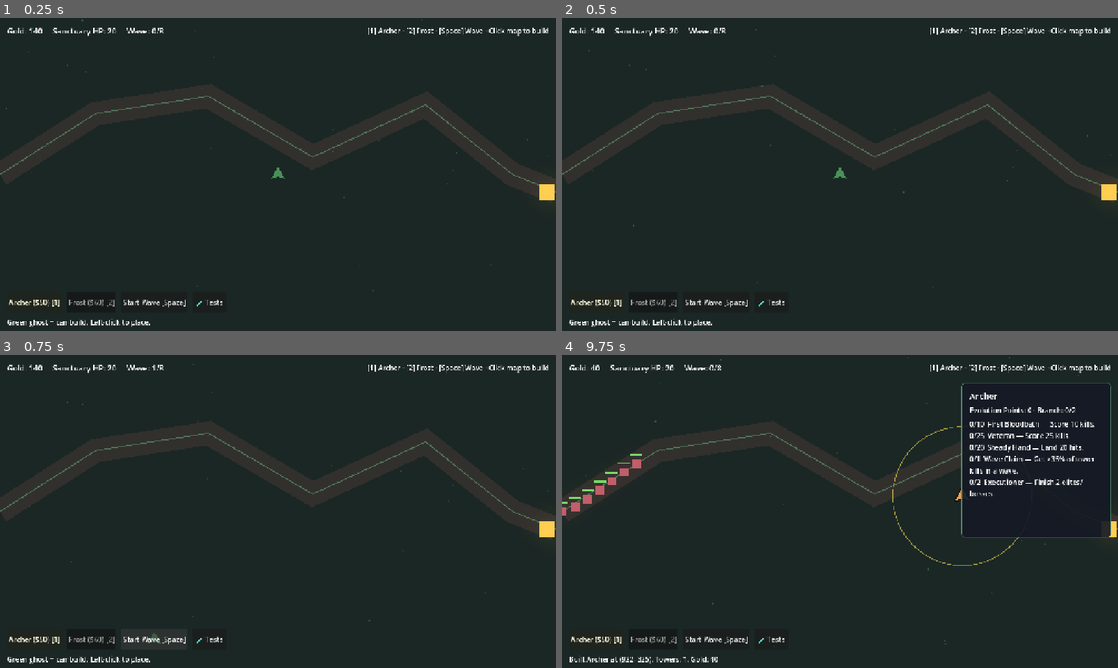
Above: before the commit, frames 1-4 (two rows, left to right).
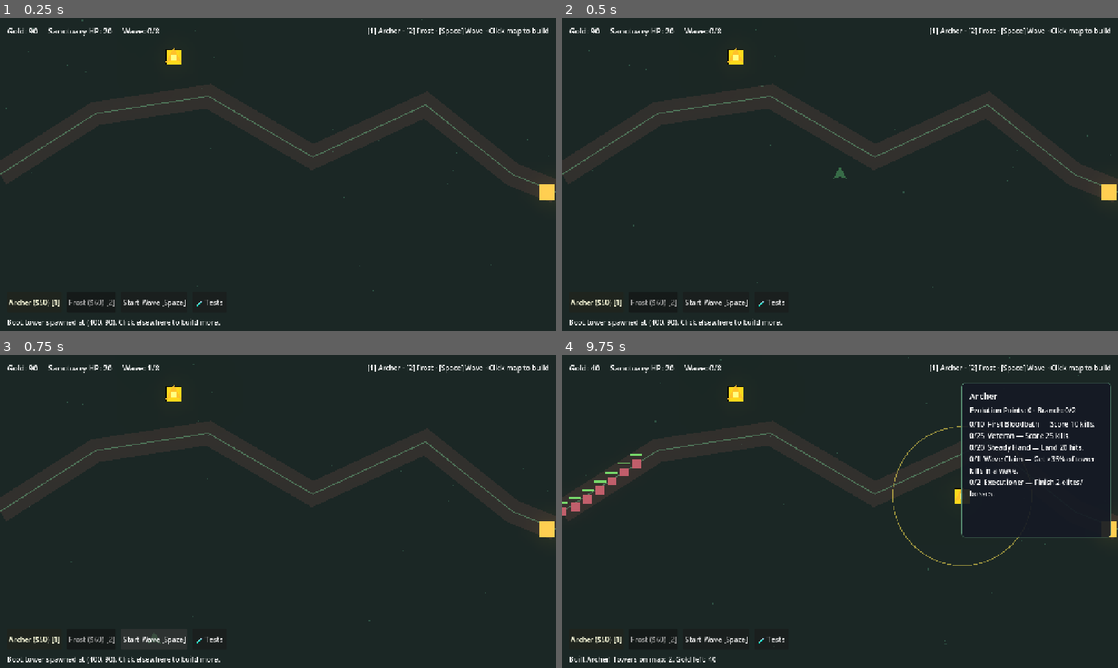
Above: after the commit, the same moments.

Repository: bkorel/just_another_td
Game: Godot game, scene res://scenes/main.tscn
The game is run twice, just before and just after one commit, with the same random seed, the same clock (stepped at 60 frames per second) and the same inputs.
Inputs (mouse positions are in pixels of both pictures, inside the frame that each line leads up to):
- Up to frame 1 (0.25 s): no input
- Up to frame 2 (0.5 s): no input
- Up to frame 3 (0.75 s): click "Start Wave [Space]" at 0.5 s
- Up to frame 4 (9.75 s): click "Start Wave [Space]" at 1.25 s; click "Archer ($50) [1]" at 2 s; click "Frost ($60) [2]" at 2.75 s; click "🧪 Tests" at 3.5 s; click "Archer ($50) [1]" at 4.25 s; click "Frost ($60) [2]" at 5 s; click "🧪 Tests" at 5.75 s; click "Archer ($50) [1]" at 6.5 s; click "Frost ($60) [2]" at 7.25 s; click "Start Wave [Space]" at 8 s; click "🧪 Tests" at 8.75 s; tap Enter at 9.5 s; move the mouse to (962, 495) at 9.52 s; tap B at 9.6 s; click (962, 495) at 9.67 s

The runs differ from the first frame. In frame 1, 0.8% of the frame differs, in the area x 1-52%, y 3-99%; in frame 2, 0.8%; in frame 3, 0.8%; in frame 4, 0.4%.
Error in both runs: Out of bounds get index '0' (on base: 'Array[EvolutionDef]') (res://tests/test_tower_evolution.gd:25)

Commit message:
Fix towers hidden under placement ghost z_index; add boot tower and bright sprites.

Diff:
--- a/scenes/levels/level_01.tscn
+++ b/scenes/levels/level_01.tscn
@@ -58,7 +58,7 @@
 
 [node name="PlacementGhost" type="Polygon2D" parent="."]
 visible = false
-z_index = 20
+z_index = 1
 color = Color(0.4, 0.8, 0.5, 0.35)
 
 [node name="WaveManager" type="Node" parent="."]
--- a/scripts/levels/level.gd
+++ b/scripts/levels/level.gd
@@ -16,12 +16,14 @@
 
 var _placing: bool = true
 var _mouse_was_down: bool = false
-var _ignore_click_until_ms: int = 0
+var _hide_ghost_until_ms: int = 0
 
 
 func _ready() -> void:
 	if camera:
 		camera.make_current()
+	# Ghost must NEVER draw above towers — that was hiding placed towers.
+	placement_ghost.z_index = 1
 	wave_manager.enemy_path = path
 	hud.bind_level(self)
 	GameState.reset_run()
@@ -29,23 +31,36 @@
 	GameState.placement_type_changed.connect(_on_placement_type_changed)
 	_update_ghost()
 	_spawn_ambient_particles()
-	hud.show_status("Green ghost = can build. Left-click to place.")
+	# Place one demo tower immediately so it's obvious the scene works.
+	call_deferred("_spawn_boot_tower")
+	hud.show_status("Click green spots to build. Boot tower should already be visible.")
+
+
+func _spawn_boot_tower() -> void:
+	# Hardcoded safe spot above the road — proves towers render.
+	var boot_pos := Vector2(400, 90)
+	if can_place_at(boot_pos) and GameState.gold >= GameState.ARCHER_COST:
+		GameState.set_placement_type(&"archer")
+		try_place_tower(boot_pos)
+		_deselect()
+		hud.show_status("Boot tower spawned at (400, 90). Click elsewhere to build more.")
 
 
 func _process(_delta: float) -> void:
 	var can_build := _can_build_now()
-	if _placing and can_build:
+	var now_ms := Time.get_ticks_msec()
+	var show_ghost := _placing and can_build and now_ms >= _hide_ghost_until_ms
+	if show_ghost:
 		placement_ghost.visible = true
 		placement_ghost.global_position = get_global_mouse_position()
 		var valid := can_place_at(placement_ghost.global_position)
 		if GameState.selected_placement_type == &"frost":
-			placement_ghost.color = Color(0.3, 0.8, 1.2, 0.55) if valid else Color(0.9, 0.3, 0.3, 0.45)
+			placement_ghost.color = Color(0.3, 0.8, 1.2, 0.35) if valid else Color(0.9, 0.3, 0.3, 0.35)
 		else:
-			placement_ghost.color = Color(0.4, 0.9, 0.5, 0.55) if valid else Color(0.9, 0.3, 0.3, 0.45)
+			placement_ghost.color = Color(0.4, 0.9, 0.5, 0.35) if valid else Color(0.9, 0.3, 0.3, 0.35)
 	else:
 		placement_ghost.visible = false
 
-	# Single reliable click path: poll mouse button edge.
 	var mouse_down := Input.is_mouse_button_pressed(MOUSE_BUTTON_LEFT)
 	if mouse_down and not _mouse_was_down:
 		_on_primary_click()
@@ -70,39 +85,30 @@
 			KEY_2:
 				GameState.set_placement_type(&"frost")
 				get_viewport().set_input_as_handled()
+			KEY_B:
+				# Emergency build at mouse — always attempts place.
+				try_place_tower(get_global_mouse_position())
+				get_viewport().set_input_as_handled()
 
 
 func _on_primary_click() -> void:
-	var now_ms := Time.get_ticks_msec()
-	if now_ms < _ignore_click_until_ms:
-		return
-
 	var screen_pos := get_viewport().get_mouse_position()
 	if _is_over_interactive_ui(screen_pos):
 		return
-
-	# CRITICAL: use the exact same world position as the green ghost.
-	var world_pos := get_global_mouse_position()
-	handle_map_click(world_pos)
+	handle_map_click(get_global_mouse_position())
 
 
 func _is_over_interactive_ui(screen_pos: Vector2) -> bool:
-	var build_palette := hud.get_node_or_null("Root/BuildPalette") as Control
-	if build_palette != null and build_palette.get_global_rect().has_point(screen_pos):
-		return true
-
-	var tower_panel := hud.get_node_or_null("Root/TowerPanel") as Control
-	if tower_panel != null and tower_panel.visible and tower_panel.get_global_rect().has_point(screen_pos):
-		return true
-
-	var evolution_modal := hud.get_node_or_null("Root/EvolutionModal") as Control
-	if evolution_modal != null and evolution_modal.visible and evolution_modal.get_global_rect().has_point(screen_pos):
-		return true
-
-	var test_ui := hud.get_node_or_null("Root/TestRunnerUI") as Control
-	if test_ui != null and test_ui.visible and test_ui.get_global_rect().has_point(screen_pos):
-		return true
-
+	for path_str in ["Root/BuildPalette", "Root/TowerPanel", "Root/EvolutionModal", "Root/TestRunnerUI"]:
+		var ctrl := hud.get_node_or_null(path_str) as Control
+		if ctrl != null and ctrl.visible and ctrl.get_global_rect().has_point(screen_pos):
+			# BuildPalette is always visible; only treat as UI if over an actual button.
+			if path_str == "Root/BuildPalette":
+				for child in ctrl.get_children():
+					if child is Control and (child as Control).get_global_rect().has_point(screen_pos):
+						return true
+				return false
+			return true
 	return false
 
 
@@ -111,7 +117,6 @@
 		hud.show_status("Cannot build: game is not active.")
 		return
 
-	# Prefer selecting an existing tower only if the click is really on it.
 	if _try_select_tower(world_pos):
 		return
 
@@ -140,29 +145,28 @@
 
 	if not GameState.try_spend_gold(cost):
 		tower.free()
-		hud.show_status("Need $%d (have $%d)." % [cost, GameState.gold])
-		return false
-
-	# Add first, then set transform in parent space.
+		return false
+
 	towers_root.add_child(tower)
+	tower.z_index = 50
 	tower.global_position = pos
 	if tower.has_signal("clicked"):
 		tower.clicked.connect(_select_tower)
 
+	# Hide ghost briefly so it can't cover the new tower.
+	placement_ghost.visible = false
+	_hide_ghost_until_ms = Time.get_ticks_msec() + 400
+
 	var tower_name: String = str(tower.get("display_name")) if "display_name" in tower else "Tower"
 	var count := get_tree().get_nodes_in_group("towers").size()
-	hud.show_status("Built %s at (%.0f, %.0f). Towers: %d. Gold: %d" % [tower_name, pos.x, pos.y, count, GameState.gold])
-
-	# Select so range ring + side panel confirm the tower exists.
+	hud.show_status("Built %s! Towers on map: %d. Gold left: %d" % [tower_name, count, GameState.gold])
 	_select_tower(tower)
-	_ignore_click_until_ms = Time.get_ticks_msec() + 180
 	return true
 
 
 func can_place_at(pos: Vector2) -> bool:
 	if pos.x < 24.0 or pos.x > 1256.0 or pos.y < 24.0 or pos.y > 696.0:
 		return false
-
 	if path == null or path.curve == null:
 		return false
 
@@ -176,7 +180,6 @@
 			continue
 		if pos.distance_to((tower as Node2D).global_position) < TOWER_SPACING:
 			return false
-
 	return true
 
 
@@ -244,4 +247,5 @@
 	particles.scale_amount_min = 1.5
 	particles.scale_amount_max = 3.5
 	particles.color = Color(0.4, 0.8, 0.6, 0.25)
+	particles.z_index = -1
 	add_child(particles)
--- a/scripts/towers/frost_tower.gd
+++ b/scripts/towers/frost_tower.gd
@@ -207,36 +207,39 @@
 
 
 func _build_visuals() -> void:
+	var img := Image.create(36, 36, false, Image.FORMAT_RGBA8)
+	img.fill(Color(0.3, 0.85, 1.0, 1.0))
+	for x in 36:
+		img.set_pixel(x, 0, Color.BLACK)
+		img.set_pixel(x, 35, Color.BLACK)
+		img.set_pixel(0, x, Color.BLACK)
+		img.set_pixel(35, x, Color.BLACK)
+	var sprite := Sprite2D.new()
+	sprite.texture = ImageTexture.create_from_image(img)
+	sprite.z_index = 100
+	add_child(sprite)
+
 	_body = Polygon2D.new()
 	_body.polygon = PackedVector2Array([
 		Vector2(-16, 16), Vector2(16, 16), Vector2(12, -10), Vector2(-12, -10)
 	])
 	_body.color = Color(0.25, 0.45, 0.75)
-	_body.z_index = 5
+	_body.z_index = 101
 	add_child(_body)
-
-	var outline := Line2D.new()
-	outline.width = 2.5
-	outline.default_color = Color(0.05, 0.05, 0.05, 1)
-	outline.points = PackedVector2Array([
-		Vector2(-16, 16), Vector2(16, 16), Vector2(12, -10), Vector2(-12, -10), Vector2(-16, 16)
-	])
-	outline.z_index = 6
-	add_child(outline)
 
 	_crystal = Polygon2D.new()
 	_crystal.polygon = PackedVector2Array([
 		Vector2(0, -18), Vector2(10, -2), Vector2(0, 10), Vector2(-10, -2)
 	])
-	_crystal.color = Color(0.55, 1.2, 1.5)
-	_crystal.z_index = 7
+	_crystal.color = Color(0.55, 1.0, 1.0)
+	_crystal.z_index = 102
 	add_child(_crystal)
 
 	_range_visual = Line2D.new()
 	_range_visual.width = 2.0
 	_range_visual.default_color = Color(0.4, 0.9, 1.2, 0.55)
 	_range_visual.visible = false
-	_range_visual.z_index = 4
+	_range_visual.z_index = 99
 	add_child(_range_visual)
 	_rebuild_range_visual()
 
--- a/scripts/towers/tower.gd
+++ b/scripts/towers/tower.gd
@@ -194,37 +194,40 @@
 
 
 func _build_visuals() -> void:
-	# Bright body so towers are obvious on the dark map.
+	# Unmistakable marker (Sprite2D) — Polygon2D alone was easy to miss under the ghost.
+	var img := Image.create(36, 36, false, Image.FORMAT_RGBA8)
+	img.fill(Color(1.0, 0.85, 0.1, 1.0))
+	for x in 36:
+		img.set_pixel(x, 0, Color.BLACK)
+		img.set_pixel(x, 35, Color.BLACK)
+		img.set_pixel(0, x, Color.BLACK)
+		img.set_pixel(35, x, Color.BLACK)
+	var sprite := Sprite2D.new()
+	sprite.texture = ImageTexture.create_from_image(img)
+	sprite.z_index = 100
+	add_child(sprite)
+
 	_body = Polygon2D.new()
 	_body.polygon = PackedVector2Array([
 		Vector2(0, -22), Vector2(18, 12), Vector2(0, 6), Vector2(-18, 12)
 	])
-	_body.color = Color(1.1, 0.85, 0.25)
-	_body.z_index = 5
+	_body.color = Color(1.0, 0.75, 0.15)
+	_body.z_index = 101
 	add_child(_body)
-
-	var outline := Line2D.new()
-	outline.width = 2.5
-	outline.default_color = Color(0.05, 0.05, 0.05, 1)
-	outline.points = PackedVector2Array([
-		Vector2(0, -22), Vector2(18, 12), Vector2(0, 6), Vector2(-18, 12), Vector2(0, -22)
-	])
-	outline.z_index = 6
-	add_child(outline)
 
 	var core := Polygon2D.new()
 	core.polygon = PackedVector2Array([
 		Vector2(-6, -6), Vector2(6, -6), Vector2(6, 6), Vector2(-6, 6)
 	])
-	core.color = Color(1.4, 1.2, 0.4)
-	core.z_index = 7
+	core.color = Color(1.0, 1.0, 0.5)
+	core.z_index = 102
 	add_child(core)
 
 	_range_visual = Line2D.new()
 	_range_visual.width = 2.0
 	_range_visual.default_color = Color(1.0, 0.9, 0.3, 0.55)
 	_range_visual.visible = false
-	_range_visual.z_index = 4
+	_range_visual.z_index = 99
 	add_child(_range_visual)
 	_rebuild_range_visual()
 
